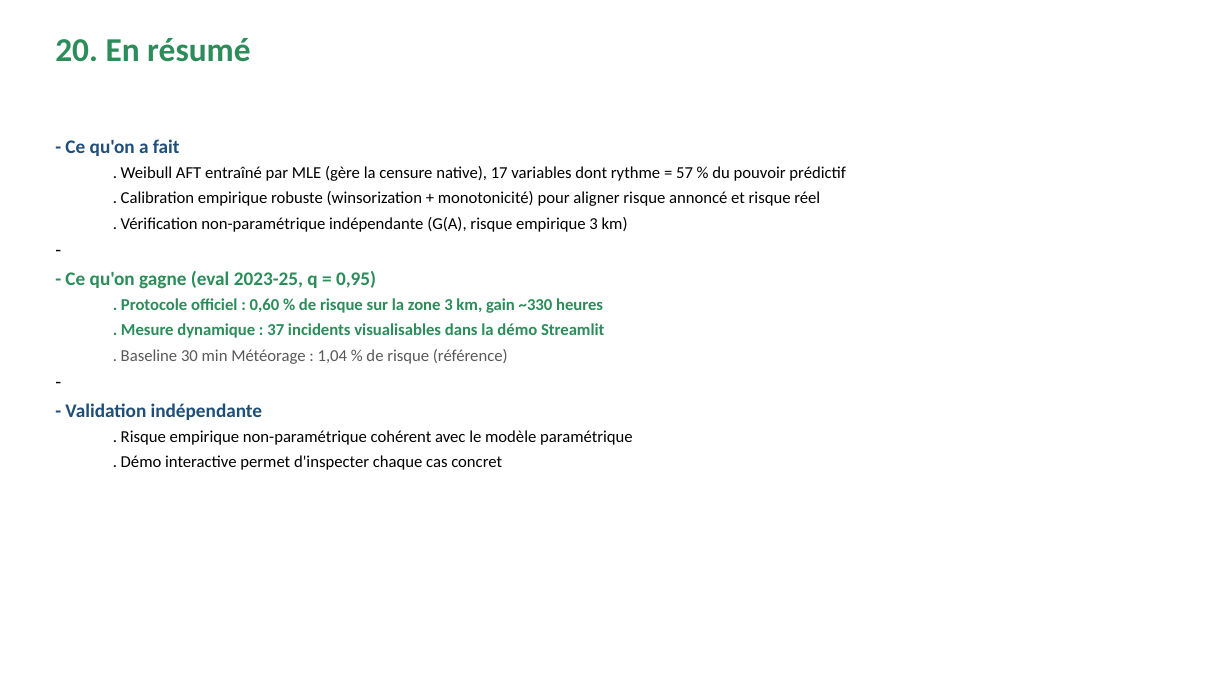
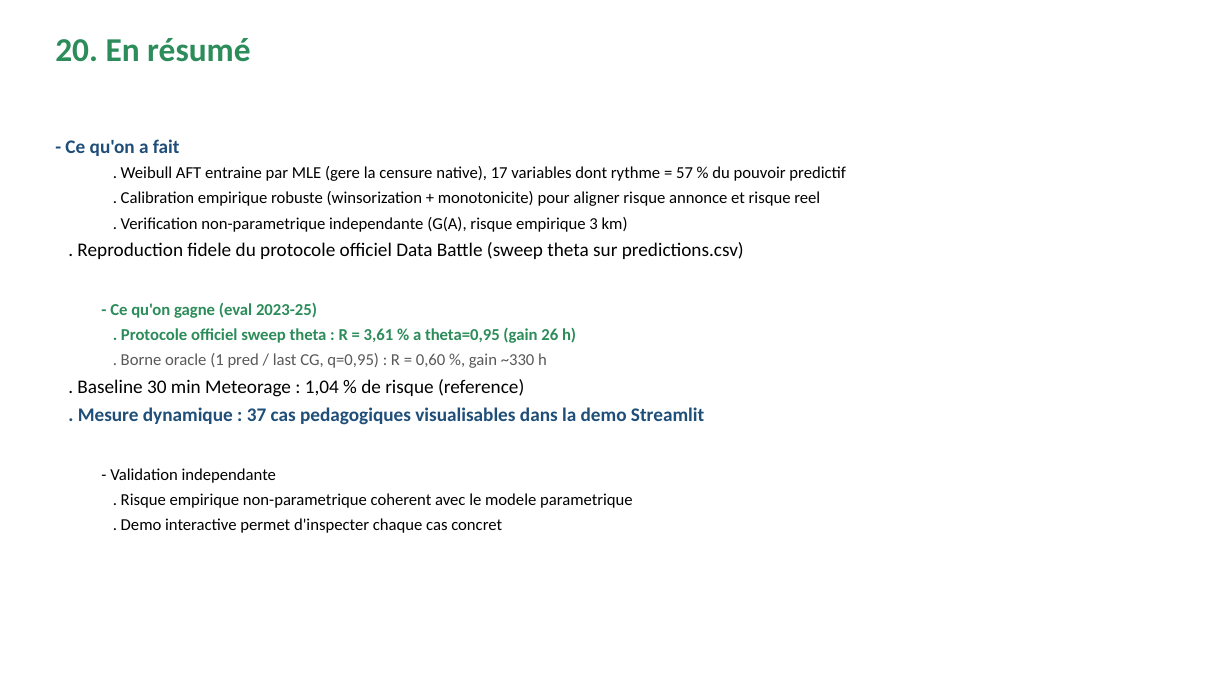
Before and after one commit to enriquealves02-jpg/PROJET_oral_m2fin, a slide deck: slide 21 of presentation_oral.pptx. Drawn at 1232x693 pixels with LibreOffice and Linux fonts; fonts in the diff are those of the drawing. Boxes give left, top, right and bottom in pixels: in the first picture for what was removed or moved away, otherwise in the second. Text is boxed around its words. In the diff, an @@ line names an element or a change of style, - is before the commit and + after.

```diff
--- a/presentation_oral.pptx
+++ b/presentation_oral.pptx
@@ text at (77, 166, 846, 533): text changed @@
-  . Weibull AFT entraîné par MLE (gère la censure native), 17 variables dont rythme = 57 % du pouvoir prédictif
-  . Calibration empirique robuste (winsorization + monotonicité) pour aligner risque annoncé et risque réel
-  . Vérification non-paramétrique indépendante (G(A), risque empirique 3 km)
--
-- Ce qu'on gagne (eval 2023-25, q = 0,95)
-  . Protocole officiel : 0,60 % de risque sur la zone 3 km, gain ~330 heures
-  . Mesure dynamique : 37 incidents visualisables dans la démo Streamlit
-  . Baseline 30 min Météorage : 1,04 % de risque (référence)
--
-- Validation indépendante
-  . Risque empirique non-paramétrique cohérent avec le modèle paramétrique
-  . Démo interactive permet d'inspecter chaque cas concret
+  . Weibull AFT entraine par MLE (gere la censure native), 17 variables dont rythme = 57 % du pouvoir predictif
+  . Calibration empirique robuste (winsorization + monotonicite) pour aligner risque annonce et risque reel
+  . Verification non-parametrique independante (G(A), risque empirique 3 km)
+. Reproduction fidele du protocole officiel Data Battle (sweep theta sur predictions.csv)
+  - Ce qu'on gagne (eval 2023-25)
+  . Protocole officiel sweep theta : R = 3,61 % a theta=0,95 (gain 26 h)
+  . Borne oracle (1 pred / last CG, q=0,95) : R = 0,60 %, gain ~330 h
+. Baseline 30 min Meteorage : 1,04 % de risque (reference)
+. Mesure dynamique : 37 cas pedagogiques visualisables dans la demo Streamlit
+  - Validation independante
+  . Risque empirique non-parametrique coherent avec le modele parametrique
+  . Demo interactive permet d'inspecter chaque cas concret
```
Also in this commit, not shown: 2 other slides changed.
